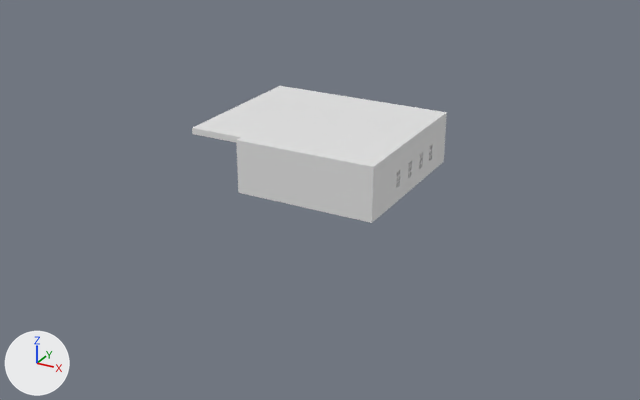
The FBX model BowlingGame/Assets/FBX/Bowling Environment.fbx, before and after one commit.
The view is the same before and after, from a camera (50 mm lens) standing at (59.9, -95.4, 48.6) and looking at (3.8, 6.5, -2.3). Every picture has the same lights, and +X, +Y and +Z are marked at lower left. Where no turn or scale is listed for an object, it has been applied to the vertices.

The older version as bpy lines, for what is in view:
```python
me_cube_009 = bpy.data.meshes.new('Cube.009')
me_cube_009.from_pydata(...)  # 16 vertices, 14 faces; spans x -0.3..0.8, y -8.7..8.1, z -3.4..3.4
me_cube_011 = bpy.data.meshes.new('Cube.011')
me_cube_011.from_pydata(...)  # a box spanning x -8.3..20.6, y -11.9..11.9, z -0.5..0.5
me_cube_026 = bpy.data.meshes.new('Cube.026')
me_cube_026.from_pydata(...)  # 204 vertices, 122 faces; spans x -0.3..-0.1, y -11.9..11.9, z -3.4..3.4
me_plane_021 = bpy.data.meshes.new('Plane.021')
me_plane_021.from_pydata(...)  # a box spanning x -3.7..16.9, y -1.5..-0.2, z -4.1..3.7
ob_cube_005 = bpy.data.objects.new('Cube.005', me_cube_009)
ob_cube_005.location = (-4.6, 8.7, 3.4)
ob_cube_006 = bpy.data.objects.new('Cube.006', me_cube_026)
ob_cube_006.location = (15.8, 11.9, 3.3)
ob_cube_011 = bpy.data.objects.new('Cube.011', me_cube_011)
ob_cube_011.location = (-4.9, 11.9, 7.2)
ob_plane_009 = bpy.data.objects.new('Plane.009', me_plane_021)
ob_plane_009.location = (-1.2, 0.2, 4.0)
```
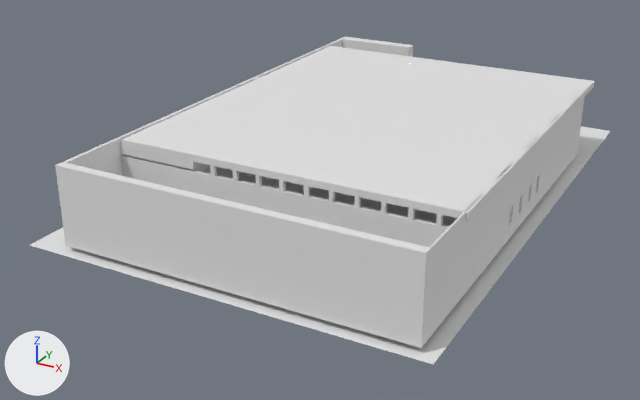
The change, as a list of edits to the scene's bpy script:
```text
Change me_plane_021:
    where me_plane_021.from_pydata(...)  # 8 vertices, 6 faces; spans x -3.7..16.9, y -1.5..-0.2, z -4.1..3.7
    me_plane_021 part 4: the whole mesh is scaled about its middle by (2.27, 1, 1.36), then moved by (3.7, 0.0, 1.4)
Change me_cube_026:
    remove me_cube_026.from_pydata(...)  # 204 vertices, 122 faces; spans x -0.3..-0.1, y -11.9..11.9, z -3.4..3.4
    add me_cube_026.from_pydata(...)  # 201 vertices, 126 faces; spans x -0.3..-0.1, y -37.1..24.9, z -3.4..7.1
    me_cube_026 part 1: 168 vertices removed from x -0.3..-0.1, y -11.9..11.9, z -3.4..3.4; 165 vertices added at x -0.3..-0.1, y -37.1..24.9, z -3.4..7.1
Change me_cube_011:
    where me_cube_011.from_pydata(...)  # 8 vertices, 6 faces; spans x -8.3..20.6, y -11.9..11.9, z -0.5..0.5
    me_cube_011 part 2: the whole mesh is scaled about its middle by (1.6, 2.34, 1), then moved by (-1.7, 2.4, 0.0)
Change me_cube_009:
    remove me_cube_009.from_pydata(...)  # 16 vertices, 14 faces; spans x -0.3..0.8, y -8.7..8.1, z -3.4..3.4
    add me_cube_009.from_pydata(...)  # 20 vertices, 18 faces; spans x -0.2..0.8, y -36.5..36.3, z -5.3..5.3
    me_cube_009 part 3: the whole mesh is rebuilt
Add me_plane_032:
    me_plane_032.from_pydata([(26.9, -39.3, 0.0), (-26.9, -39.3, 0.0), (26.9, 39.3, 0.0), (-26.9, 39.3, 0.0)], [], [(0, 1, 3, 2)])
Add me_plane_033:
    me_plane_033.from_pydata([(-0.6, -13.7, 0.0), (0.6, -13.7, 0.0), (-0.6, 4.6, 0.0), (0.6, 4.6, 0.0), (32.5, 4.6, 0.0), (-13.8, 4.6, 0.0), (0.6, -13.7, 0.0), (32.5, -13.7, 0.0), (-0.6, -13.7, 0.0), (-13.8, -13.7, 0.0)], [], [(3, 2, 0, 1), (0, 2, 5, 9, 8), (3, 1, 6, 7, 4)])
    me_plane_033.materials.append(mat_material)  # white #e7e7e7
Change ob_plane_009:
    ob_plane_009.location: (-1.2, 0.2, 4.0) -> (-1.2, -23.7, 4.0)
Change ob_cube_006:
    ob_cube_006.location: (15.8, 11.9, 3.3) -> (32.7, 11.9, 3.3)
Change ob_cube_011:
    ob_cube_011.location: (-4.9, 11.9, 7.2) -> (5.4, 11.1, 10.0)
Change ob_cube_005:
    ob_cube_005.location: (-4.6, 8.7, 3.4) -> (-14.0, 12.7, 5.2)
Add ob_probcarpet:
    ob_probcarpet = bpy.data.objects.new('ProbCarpet', me_plane_020_1)  # 36 vertices, 30 faces; spans x -8.2..38.0, y -38.2..34.6, z 0.0
    ob_probcarpet.location = (-5.6, 14.4, 0.0)
Add ob_cube_048:
    ob_cube_048 = bpy.data.objects.new('Cube.048', me_cube_070)  # a box spanning x -23.0..23.0, y -0.3..0.3, z -3.7..3.7
    ob_cube_048.location = (9.5, -14.2, 4.5)
Add ob_cube_035:
    ob_cube_035 = bpy.data.objects.new('Cube.035', me_cube_052)  # a box spanning x -10.5..1.0, y -21.0..18.7, z -0.3..0.7
    ob_cube_035.location = (-3.3, 6.5, 8.8)
Add ob_cube_049:
    ob_cube_049 = bpy.data.objects.new('Cube.049', me_cube_072)  # 80 vertices, 60 faces; spans x -0.3..29.5, y -0.3..0.3, z -0.7..0.7
    ob_cube_049.location = (0.5, -14.2, 8.9)
Add ob_cube_042:
    ob_cube_042 = bpy.data.objects.new('Cube.042', me_cube_046)  # a box spanning x -6.58..6.58, y -1.0..1.0, z -9.03..1.43
    ob_cube_042.location = (-7.2, 48.0, 9.0)
Add ob_bottom_plane:
    ob_bottom_plane = bpy.data.objects.new('Bottom Plane', me_plane_032)
    ob_bottom_plane.location = (7.5, 13.0, -0.8)
Add ob_lane_extruded_e_003:
    ob_lane_extruded_e_003 = bpy.data.objects.new('Lane Extruded E.003', me_plane_033)
    ob_lane_extruded_e_003.location = (0.0, 0.0, 0.0)
Add ob_cube_022:
    ob_cube_022 = bpy.data.objects.new('Cube.022', me_cube_024)  # a box spanning x -7.8..14.1, y -9.8..9.0, z -0.2..0.1
    ob_cube_022.location = (9.5, 14.4, -0.1)
```

Pixel boxes [x1, y1, x2, y2] of what changed, in the pictures (640 x 400 px):
'Cube.011', mesh rescaled, moved (85% wider, 106% taller)
    before: [192, 86, 447, 170]
    after: [122, 46, 595, 220]
'Plane.009', mesh rescaled, moved (164% wider, 114% taller)
    before: [236, 137, 377, 223]
    after: [55, 162, 429, 347]
'Cube.006', reshaped, moved (135% wider, 158% taller)
    before: [376, 119, 446, 219]
    after: [419, 88, 585, 348]
'Bottom Plane', added
    after: [30, 126, 610, 364]
'Cube.048', added
    after: [122, 155, 450, 247]
'Cube.005', reshaped, moved (not visible before)
    after: [64, 37, 346, 176]
'Lane Extruded E.003', added
    after: [203, 168, 455, 226]
'Cube.042', added
    after: [342, 37, 413, 57]
'Cube.049', added
    after: [210, 165, 443, 226]
'Cube.035', added
    after: [119, 145, 203, 170]
'Cube.022', added
    after: [300, 185, 447, 218]
'ProbCarpet', added
    after: [216, 167, 457, 220]
